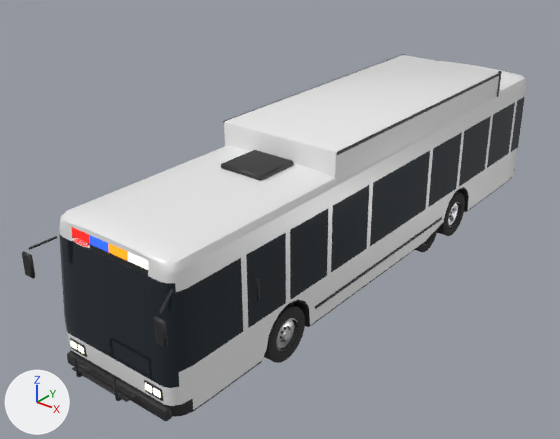
One commit to the glTF model web/public/models/vehicles.glb: the scene before it, then after it.
Camera for both pictures: a 50 mm lens placed at (7.96, -11.94, 7.93), pointed at (-0.72, -1.09, 1.2). The lights are fixed; the arrows at lower left show +X, +Y and +Z. The first picture is the older version. Vertices at exactly the same position are counted once.

The older version as bpy lines, for what is in view:
```python
me_bus = bpy.data.meshes.new('bus')
me_bus.from_pydata(...)  # 2983 vertices, 5558 faces; spans x -1.55..1.55, y -6.37..6.05, z 0.0..3.23
# faces by material slot: [2180, 238, 1646, 720, 576, 176, 16, 6]
me_bus.materials.append(mat_paint)  # white #ededed
me_bus.materials.append(mat_glass)  # dark blue #2c353c
me_bus.materials.append(mat_trim)  # black #2c2c2f
me_bus.materials.append(mat_tyre)  # dark grey #303030
me_bus.materials.append(mat_rim)  # light grey #ced0d3
me_bus.materials.append(mat_light_front)  # white #fff9ed, glowing pale yellow #fff6e1
me_bus.materials.append(mat_light_rear)  # red #cb2727, glowing red #ff3f30
me_bus.materials.append(mat_sign)
me_truck = bpy.data.meshes.new('truck')
me_truck.from_pydata(...)  # 2658 vertices, 4800 faces; spans x -1.32..1.32, y -4.36..4.28, z 0.0..3.4
# faces by material slot: [748, 58, 2160, 720, 762, 88, 264]
me_truck.materials.append(mat_paint)  # white #ededed
me_truck.materials.append(mat_glass)  # dark blue #2c353c
me_truck.materials.append(mat_trim)  # black #2c2c2f
me_truck.materials.append(mat_tyre)  # dark grey #303030
me_truck.materials.append(mat_rim)  # light grey #ced0d3
me_truck.materials.append(mat_light_front)  # white #fff9ed, glowing pale yellow #fff6e1
me_truck.materials.append(mat_light_rear)  # red #cb2727, glowing red #ff3f30
ob_bus = bpy.data.objects.new('bus', me_bus)
ob_bus.location = (0.0, 0.0, 0.0)
ob_truck = bpy.data.objects.new('truck', me_truck)
ob_truck.location = (0.0, 0.0, 0.0)
```
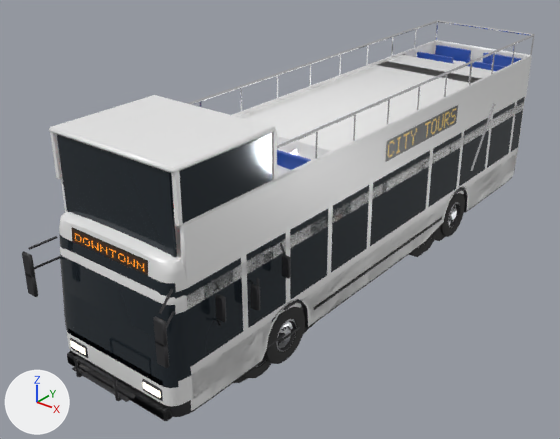
Boxes (x1, y1, x2, y2) around the edits, measured in the pictures (560 x 439 px):
'tourbus', added: after (25, 20, 535, 417)
    faces in mat_paint (white #ededed): (49, 40, 532, 411)
    faces in mat_glass (dark blue #2c353c): (57, 133, 466, 388)
    faces in mat_livery (picture img_livery_atlas): (277, 45, 521, 170)
    faces in mat_chrome (white #f3f3f6): (187, 20, 535, 159)
    faces in mat_trim (black #2c2c2f): (25, 169, 515, 417)
'garbage', added (mostly hidden): after (250, 61, 495, 352)
    faces in mat_paint (white #ededed): (279, 61, 478, 160)
    faces in mat_trim (black #2c2c2f): (250, 241, 426, 343)
    faces in mat_chrome (white #f3f3f6): (470, 103, 495, 171)
    faces in mat_tyre (dark grey #303030): (284, 227, 446, 352)
'firetruck', added (mostly hidden): after (171, 149, 465, 378)
    faces in mat_trim (black #2c2c2f): (174, 197, 465, 366)
    faces in mat_tyre (dark grey #303030): (244, 206, 457, 378)
'schoolbus', added (mostly hidden): after (234, 60, 466, 383)
    faces in mat_trim (black #2c2c2f): (280, 190, 464, 310)
    faces in mat_paint (white #ededed): (277, 60, 466, 312)
    faces in mat_tyre (dark grey #303030): (234, 205, 455, 383)
part 1 of me_bus, surface changed: before (62, 224, 165, 406); after (62, 224, 163, 385)

The edits, one by one:
Picture 'livery_atlas' (img_livery_atlas) is new.
Material 'livery' (mat_livery) is new.
Its texture is img_livery_atlas.
Its roughness is 0.35.
Material 'chrome' (mat_chrome) is new.
Its base color is (0.9, 0.9, 0.92) (white #f3f3f6).
Its metallic is 1.0.
Its roughness is 0.12.
me_bus has 2983 vertices, 5558 faces and spans x -1.55..1.55, y -6.37..6.05, z 0.0..3.23.
me_bus is used by ob_bus; location (0.0, 0.0, 0.0).
me_bus part 1: texture (UV) coordinates of 117 of 5558 faces, centred in x -1.0..1.0, y -6.0..-5.86, z 0.39..2.93, changed; they spanned u 0.0..1.0, v 0.0..0.5 and now span u 0.0..1.0, v 0.5..0.75.
Mesh me_tourbus is new.
It has 3295 vertices, 5872 faces and spans x -1.55..1.55, y -6.32..6.05, z 0.0..4.26.
It uses material mat_paint (white #ededed).
It uses material mat_glass (dark blue #2c353c).
It uses material mat_trim (black #2c2c2f).
It uses material mat_tyre (dark grey #303030).
It uses material mat_rim (light grey #ced0d3).
It uses material mat_light_front (white #fff9ed, glowing pale yellow #fff6e1).
It uses material mat_light_rear (red #cb2727, glowing red #ff3f30).
It uses material mat_livery (picture img_livery_atlas).
It uses material mat_chrome (white #f3f3f6).
Mesh me_schoolbus is new.
It has 3080 vertices, 5660 faces and spans x -1.57..1.57, y -5.7..5.66, z 0.0..3.2.
It uses material mat_paint (white #ededed).
It uses material mat_glass (dark blue #2c353c).
It uses material mat_trim (black #2c2c2f).
It uses material mat_tyre (dark grey #303030).
It uses material mat_rim (light grey #ced0d3).
It uses material mat_light_front (white #fff9ed, glowing pale yellow #fff6e1).
It uses material mat_light_rear (red #cb2727, glowing red #ff3f30).
It uses material mat_sign.
It uses material mat_livery (picture img_livery_atlas).
It uses material mat_chrome (white #f3f3f6).
Mesh me_garbage is new.
It has 2800 vertices, 4940 faces and spans x -1.55..1.54, y -4.61..4.55, z 0.0..3.4.
It uses material mat_paint (white #ededed).
It uses material mat_glass (dark blue #2c353c).
It uses material mat_trim (black #2c2c2f).
It uses material mat_tyre (dark grey #303030).
It uses material mat_rim (light grey #ced0d3).
It uses material mat_light_front (white #fff9ed, glowing pale yellow #fff6e1).
It uses material mat_light_rear (red #cb2727, glowing red #ff3f30).
It uses material mat_sign.
It uses material mat_livery (picture img_livery_atlas).
It uses material mat_chrome (white #f3f3f6).
Mesh me_firetruck is new.
It has 2915 vertices, 5130 faces and spans x -1.55..1.54, y -5.36..5.45, z 0.0..3.25.
It uses material mat_paint (white #ededed).
It uses material mat_glass (dark blue #2c353c).
It uses material mat_trim (black #2c2c2f).
It uses material mat_tyre (dark grey #303030).
It uses material mat_rim (light grey #ced0d3).
It uses material mat_light_front (white #fff9ed, glowing pale yellow #fff6e1).
It uses material mat_light_rear (red #cb2727, glowing red #ff3f30).
It uses material mat_sign.
It uses material mat_livery (picture img_livery_atlas).
It uses material mat_chrome (white #f3f3f6).
Object 'tourbus' (ob_tourbus) is new; it shows me_tourbus.
Its location is (0.0, 0.0, 0.0).
Object 'schoolbus' (ob_schoolbus) is new; it shows me_schoolbus.
Its location is (0.0, 0.0, 0.0).
Object 'garbage' (ob_garbage) is new; it shows me_garbage.
Its location is (0.0, 0.0, 0.0).
Object 'firetruck' (ob_firetruck) is new; it shows me_firetruck.
Its location is (0.0, 0.0, 0.0).
